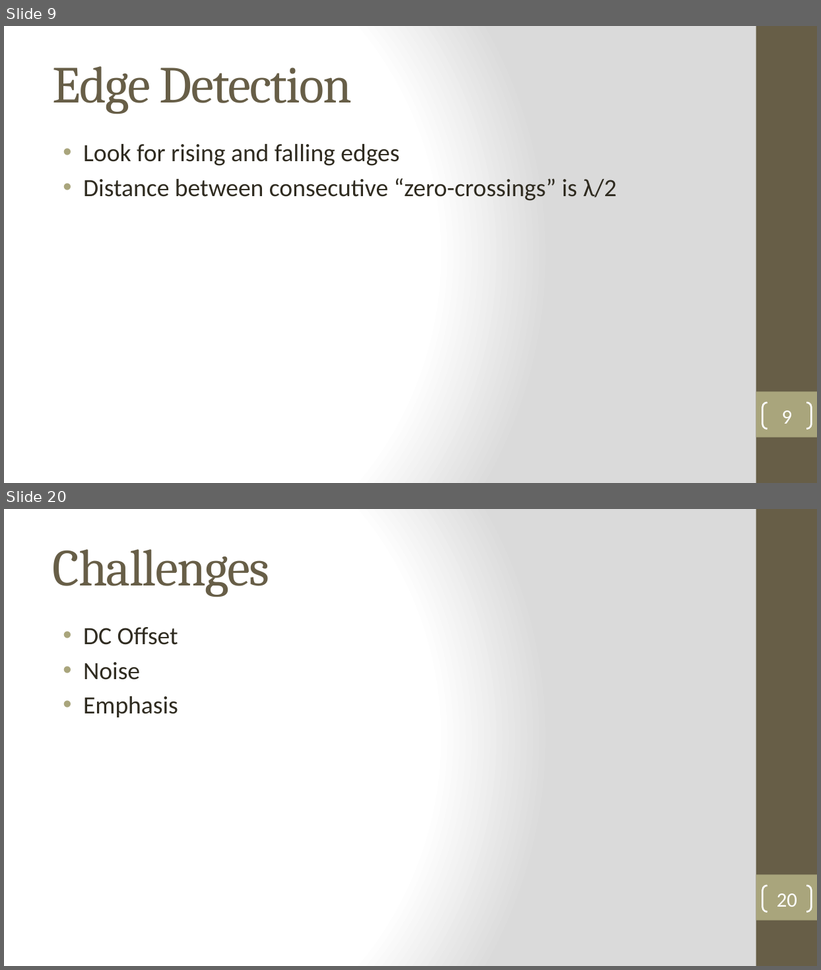
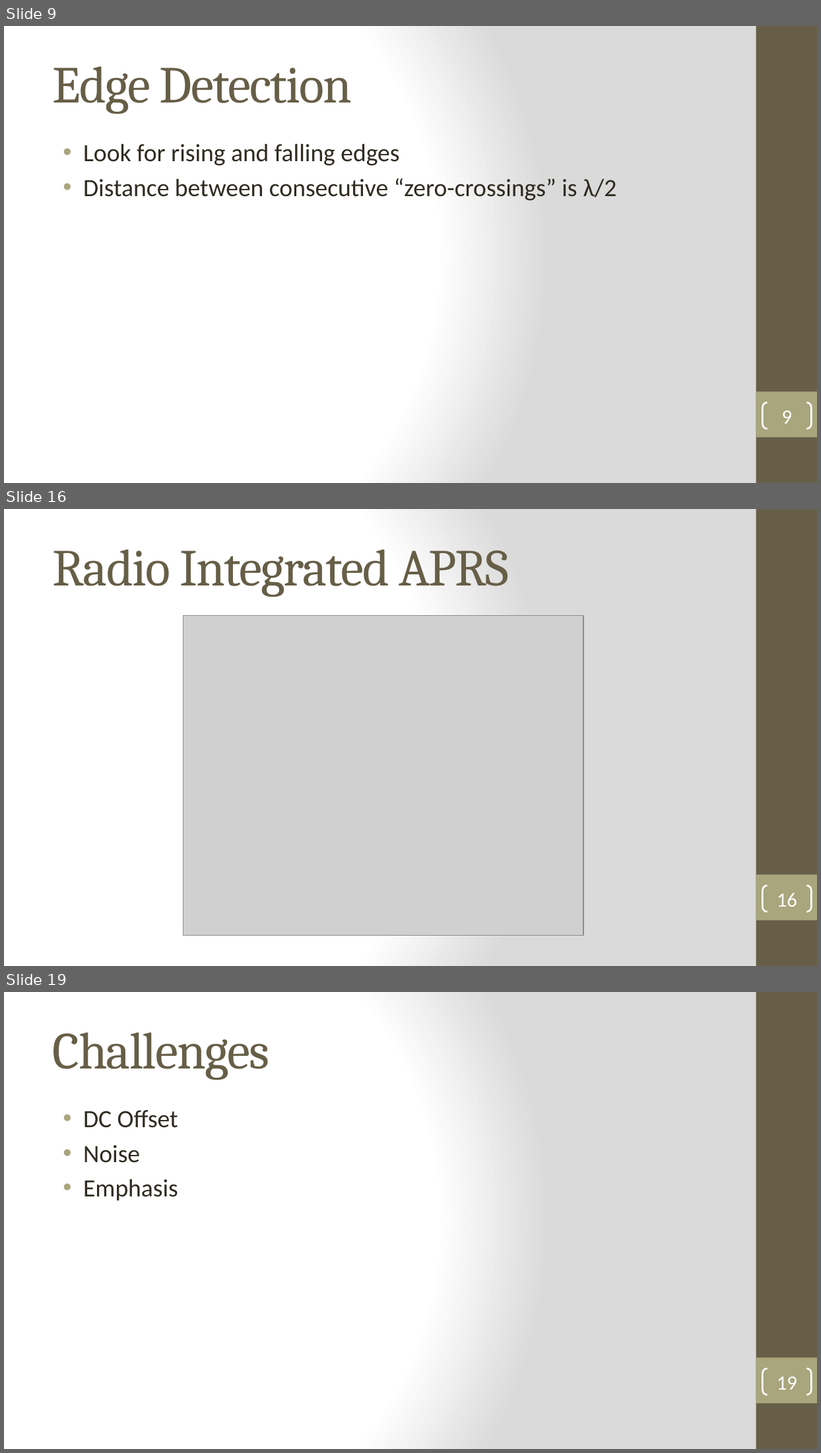
Before and after one commit to robbieford/RRXThesis, a slide deck: Thesis Defense.pptx. Shown one above the other, each under a label of ours: slides 9 and 20 before the commit, slides 9, 16 and 19 after it; the slides between them are not shown. The pictures are 821x970 and 821x1453 pixels, drawn with LibreOffice and Linux fonts; fonts in the diff are those of the drawing; grey boxes stand for pictures. Boxes give left, top, right and bottom in pixels: in the first picture for what was removed or moved away, otherwise in the second. Text is boxed around its words. In the diff, an @@ line names an element or a change of style, - is before the commit and + after.

```diff
--- a/Thesis Defense.pptx
+++ b/Thesis Defense.pptx
@@ slide 16 added at [4,509,817,966], background gradient #FFFFFF to #DADADA; not listed: 2 template elements that a slide beside it also shows @@
@@ title added at [53,549,509,597], 46 pt, text #675E47 @@
+Radio Integrated APRS
@@ picture added at [184,615,583,936] @@
@@ page number added at [762,885,811,912], outline #FFFFFF 1.5 pt, 18 pt, text #FFFFFF @@
+16
@@ what was slide 20 is now slide 19 @@
@@ page number at [777,1377,797,1390]: text changed @@
-20
+19
```
Also in this commit, not shown: 12 slides changed, 2 slides removed, 2 other files.
